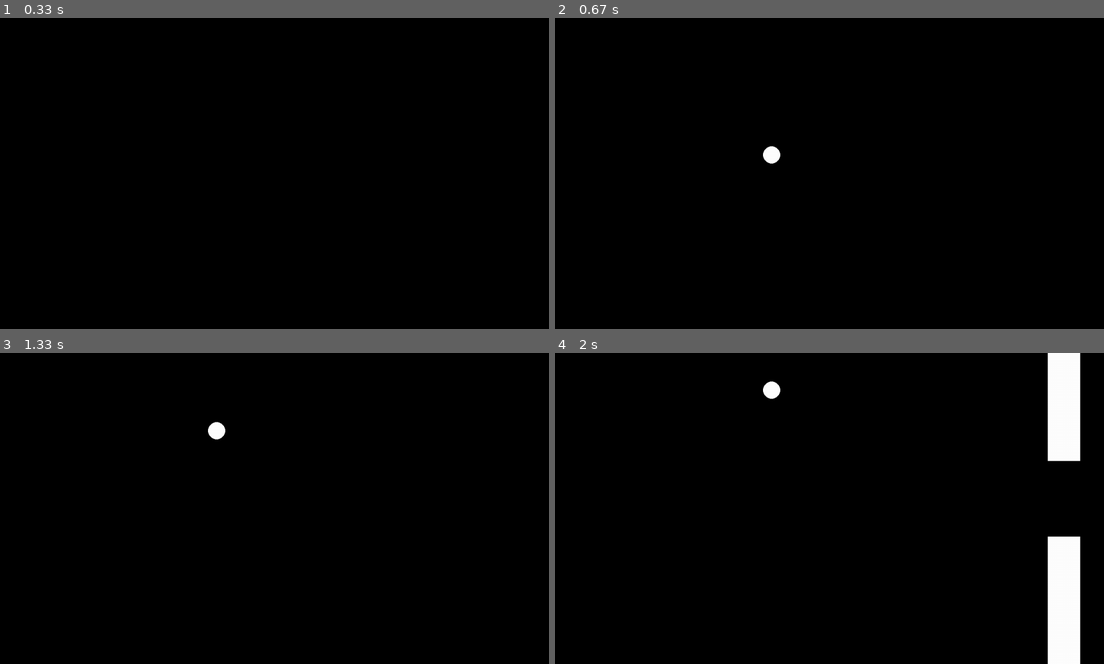
Above: before the commit, frames 1-4 (two rows, left to right).
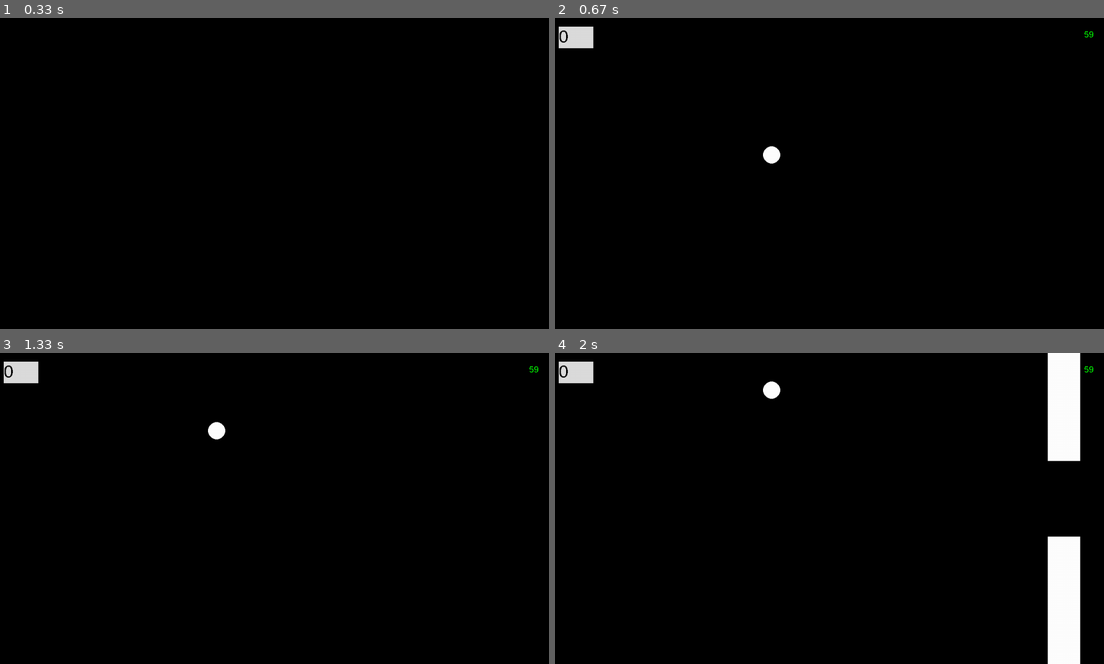
Above: after the commit, the same moments.

Repository: Westpol/flappy_birb
Game: pygame game, started from main.py
Same seed, same stepped clock (60 frames per second), same inputs: the game is played once before the commit and once after it.
Inputs:
- Up to frame 1 (0.33 s): no input
- Up to frame 2 (0.67 s): tap Space at 0.33 s
- Up to frame 3 (1.33 s): tap Space at 0.73, 1.03, 1.23 s
- Up to frame 4 (2 s): tap Space at 1.57, 1.87 s

Frame 1 is identical in both runs. In frame 2, 0.5% of the frame differs, in the area x 0-99%, y 2-10%; in frame 3, 0.5%; in frame 4, 0.5%.

Commit message:
added simple UI

Diff:
--- a/main.py
+++ b/main.py
@@ -41,7 +41,6 @@
 
 
 def init_check():
-    print(PG_INITIALIZED)
     if PG_INITIALIZED:
         return 0
     raise Exception("pg_init not called at the beginning of the code.")
@@ -156,7 +155,6 @@
             if birb.hPos > self.pipelist[i][0] - self.pos and not self.pipelist[i][2]:
                 self.pipelist[i] = (self.pipelist[i][0], self.pipelist[i][1], True)
                 birb.score += 1
-                print(birb.score)
 
 
 class Sound:
@@ -170,6 +168,23 @@
 
     def flapp(self):
         self.flapSound.play()
+
+
+class UI:
+
+    def __init__(self):
+        pass
+
+    def animate(self):
+        pygame.draw.rect(screen, (220, 220, 220), (20, 20, 80, 50))
+        myfont = pygame.font.SysFont('arial', 40)
+        frameNumber = myfont.render(str(birb.score), False, (0, 0, 0))
+        screen.blit(frameNumber, (20, 20))
+
+    def show_fps(self):
+        myfont = pygame.font.SysFont('arial', 20)
+        frameNumber = myfont.render(str(int(clock.get_fps())), False, (0, 255, 0))
+        screen.blit(frameNumber, (width - 46, 26))
 
 
 if __name__ == '__main__':
@@ -190,7 +205,8 @@
                     whilebreak = False
                     birb.vel = -8
 
-    #s.backgroundMusic()
+    s.backgroundMusic()
+    ui = UI()
 
     lasttime = time.time() * 1000
     while 1:
@@ -205,4 +221,7 @@
         pipes.animate()
         pipes.setPipes()
 
+        ui.animate()
+        ui.show_fps()
+
         updating_window()
--- a/old_game/settings.txt
+++ b/old_game/settings.txt
@@ -1 +1 @@
-1$5000$0$0.38$0.062$0.5
+1$5000$0$0.31$0.062$0.5
